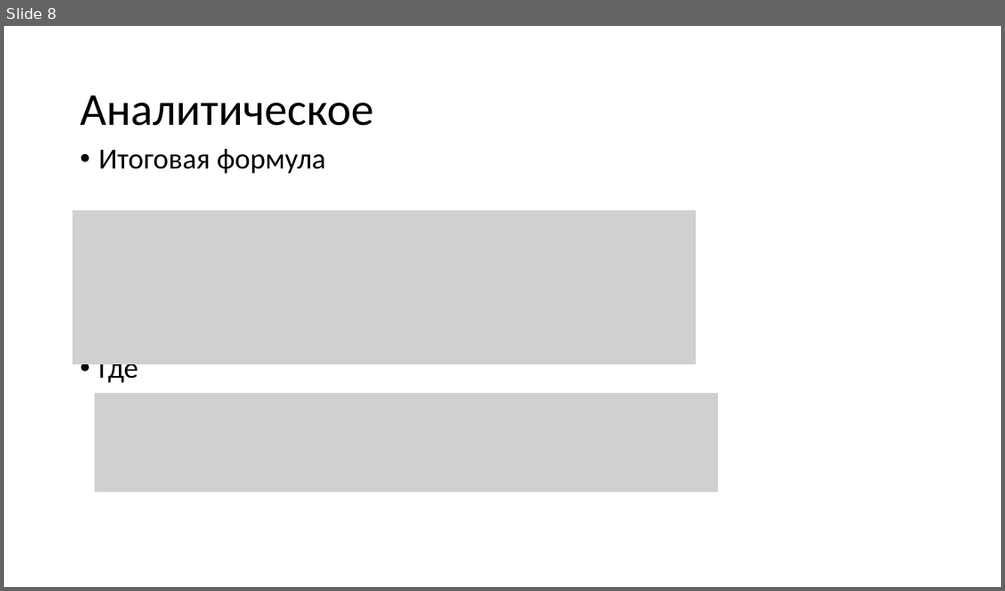
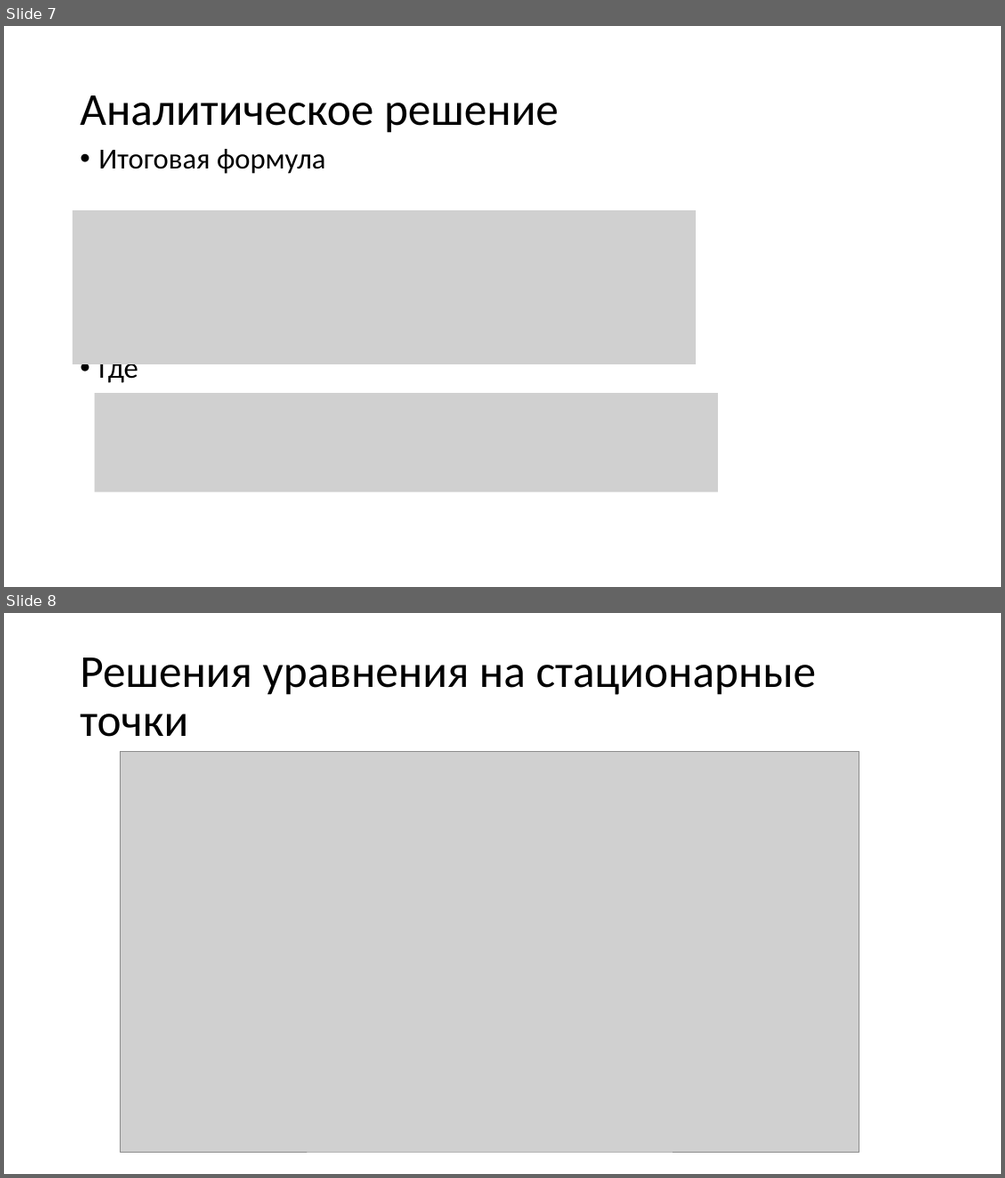
Before and after one commit to amakhno/Integration, a slide deck: defence.pptx. Shown one above the other, each under a label of ours: slide 8 before the commit, slides 7 and 8 after it. The pictures are 1005x591 and 1005x1178 pixels, drawn with LibreOffice and Linux fonts; fonts in the diff are those of the drawing; grey boxes stand for pictures. Boxes give left, top, right and bottom in pixels: in the first picture for what was removed or moved away, otherwise in the second. Text is boxed around its words. In the diff, an @@ line names an element or a change of style, - is before the commit and + after.

```diff
--- a/defence.pptx
+++ b/defence.pptx
@@ slide 8 added at (4, 613, 1001, 1174), background #FFFFFF @@
@@ title added at (80, 657, 817, 737), 44 pt, text #000000 @@
+Решения уравнения на стационарные точки
@@ picture added at (120, 751, 858, 1151) @@
@@ what was slide 8 is now slide 7 @@
@@ slide 7 changed as well @@
@@ title at (80, 95, 558, 133): text changed @@
-Аналитическое
+Аналитическое решение
```
Also in this commit, not shown: 5 other slides changed, 9 other slides added, 6 slides removed, 6 other files.
